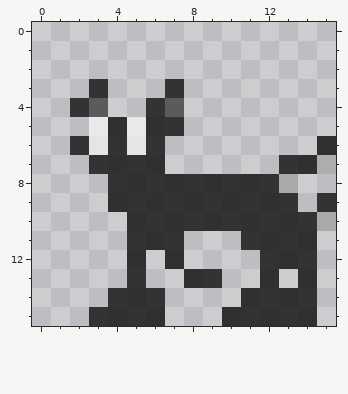
Two states of a pixel-art file, src/components/assets/images/Creature Sprites/Flux.aseprite. Above: the version before the commit.
16x16 pixels, 1 frame. Colours within 5 levels of each other are drawn and written as one.
The result:
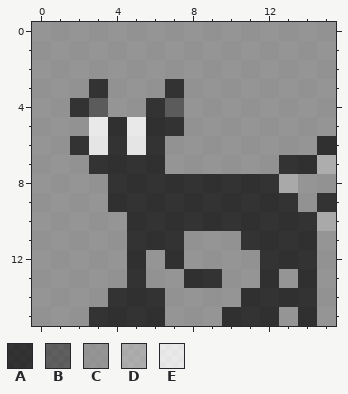
Palette (. is transparent): A #010101c0  B #3b3b3bc0  C #838383c0  D #a2a2a2c0  E #f2f2f2c0
The edit:
{"y":0,"x":0,"old":"................","new":"CCCCCCCCCCCCCCCC"}
{"y":1,"x":0,"old":"................","new":"CCCCCCCCCCCCCCCC"}
{"y":2,"x":0,"old":"................","new":"CCCCCCCCCCCCCCCC"}
{"y":3,"x":0,"old":"...","new":"CCC"}
{"y":3,"x":4,"old":"...","new":"CCC"}
{"y":3,"x":8,"old":"........","new":"CCCCCCCC"}
{"y":4,"x":0,"old":"..","new":"CC"}
{"y":4,"x":4,"old":"..","new":"CC"}
{"y":4,"x":8,"old":"........","new":"CCCCCCCC"}
{"y":5,"x":0,"old":"...","new":"CCC"}
{"y":5,"x":8,"old":"........","new":"CCCCCCCC"}
{"y":6,"x":0,"old":"..","new":"CC"}
{"y":6,"x":7,"old":"........","new":"CCCCCCCC"}
{"y":7,"x":0,"old":"...","new":"CCC"}
{"y":7,"x":7,"old":"......","new":"CCCCCC"}
{"y":8,"x":0,"old":"....","new":"CCCC"}
{"y":8,"x":14,"old":"..","new":"CC"}
{"y":9,"x":0,"old":"....","new":"CCCC"}
{"y":9,"x":14,"old":".","new":"C"}
{"y":10,"x":0,"old":".....","new":"CCCCC"}
{"y":11,"x":0,"old":".....","new":"CCCCC"}
{"y":11,"x":8,"old":"...","new":"CCC"}
{"y":11,"x":15,"old":".","new":"C"}
{"y":12,"x":0,"old":".....","new":"CCCCC"}
{"y":12,"x":6,"old":".","new":"C"}
{"y":12,"x":8,"old":"....","new":"CCCC"}
{"y":12,"x":15,"old":".","new":"C"}
{"y":13,"x":0,"old":".....","new":"CCCCC"}
{"y":13,"x":6,"old":"..","new":"CC"}
{"y":13,"x":10,"old":"..","new":"CC"}
{"y":13,"x":13,"old":".","new":"C"}
{"y":13,"x":15,"old":".","new":"C"}
{"y":14,"x":0,"old":"....","new":"CCCC"}
{"y":14,"x":7,"old":"....","new":"CCCC"}
{"y":14,"x":15,"old":".","new":"C"}
{"y":15,"x":0,"old":"...","new":"CCC"}
{"y":15,"x":7,"old":"...","new":"CCC"}
{"y":15,"x":13,"old":"A","new":"C"}
{"y":15,"x":15,"old":".","new":"C"}
{"label":"changed","picture_box":[32,22,336,326]}
